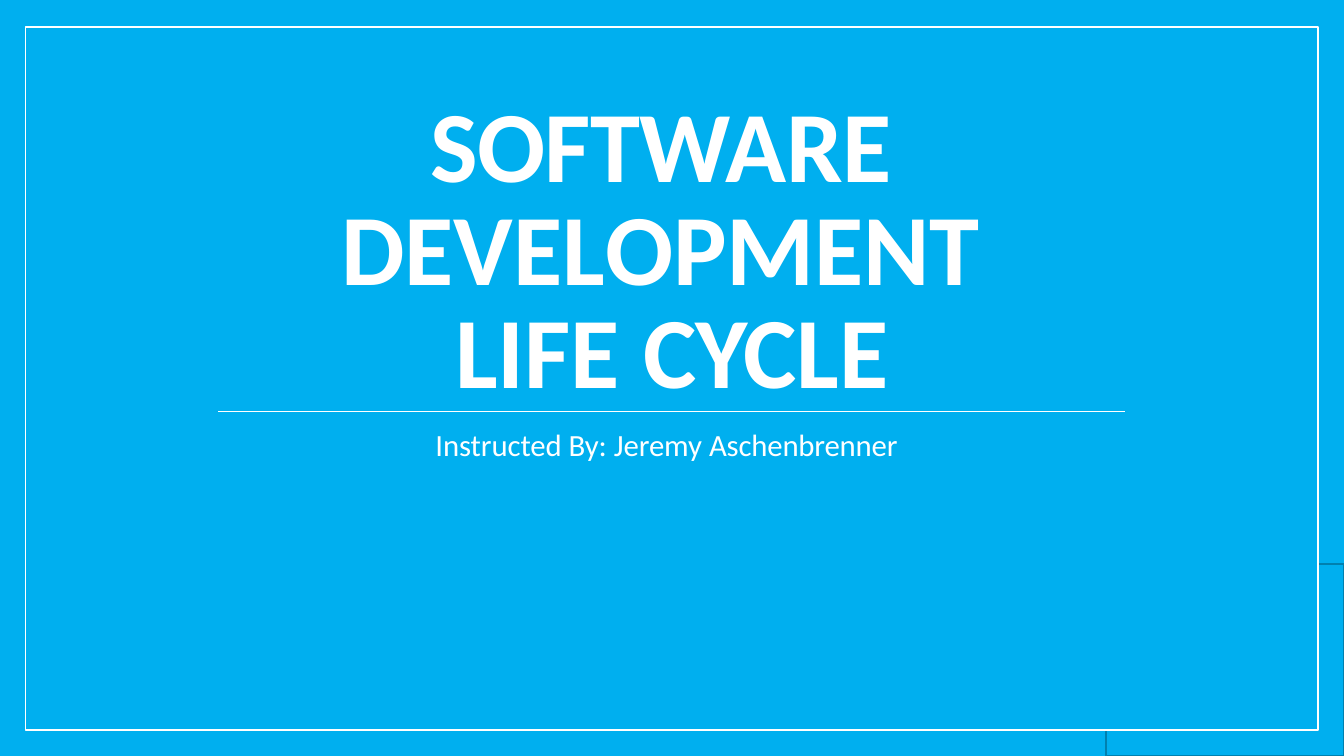
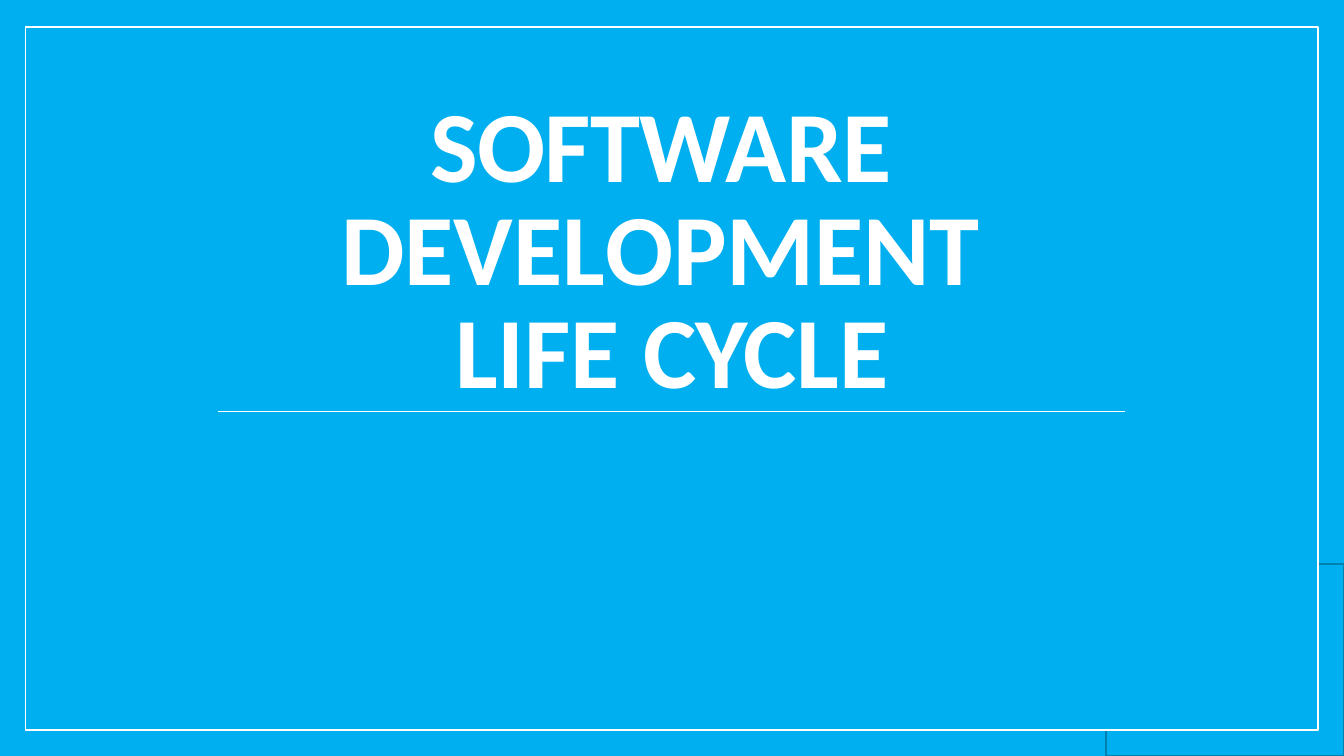
Before and after one commit to fenago/ba, a slide deck: slide 1 of 0121_RESOURCE_SoftwareDevelopmentLifecycles.pptx. Drawn at 1344x756 pixels with LibreOffice and Linux fonts; fonts in the diff are those of the drawing. Boxes give left, top, right and bottom in pixels: in the first picture for what was removed or moved away, otherwise in the second. Text is boxed around its words. In the diff, an @@ line names an element or a change of style, - is before the commit and + after.

```diff
--- a/0121_RESOURCE_SoftwareDevelopmentLifecycles.pptx
+++ b/0121_RESOURCE_SoftwareDevelopmentLifecycles.pptx
@@ text removed at <box>435,434,897,461</box> @@
-Instructed By: Jeremy Aschenbrenner
```
Also in this commit, not shown: 3 other files.
